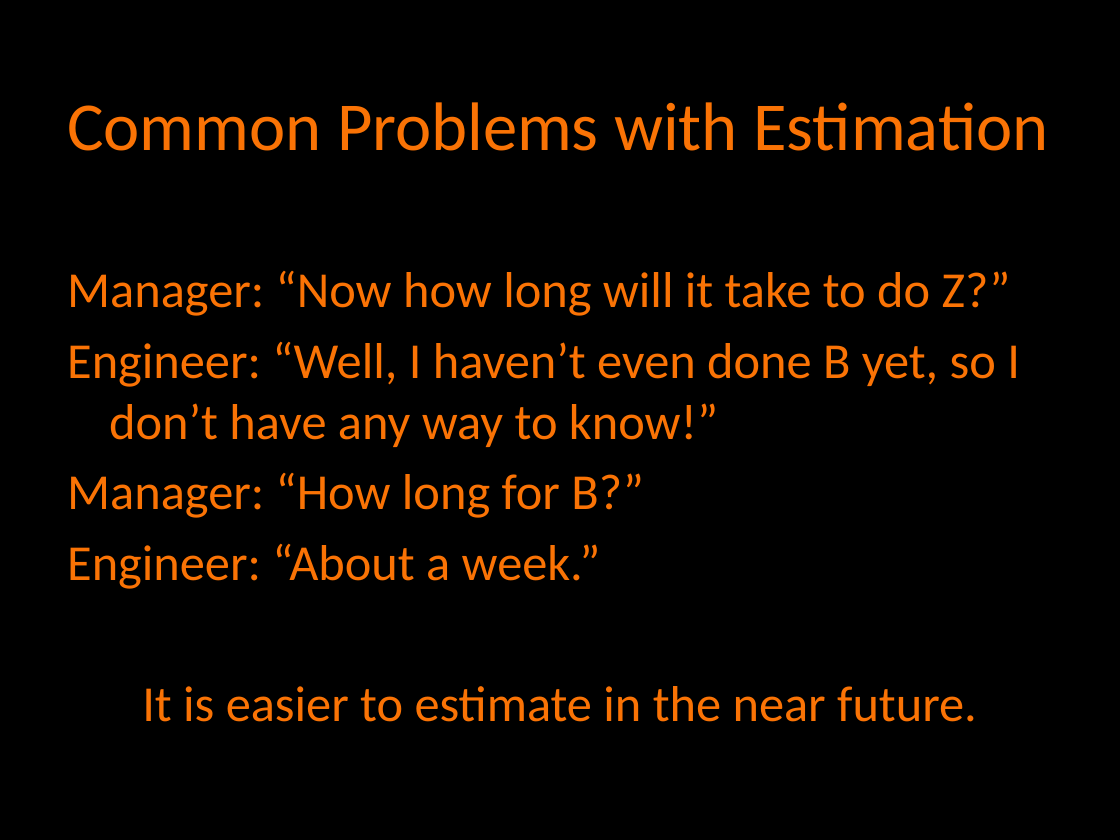
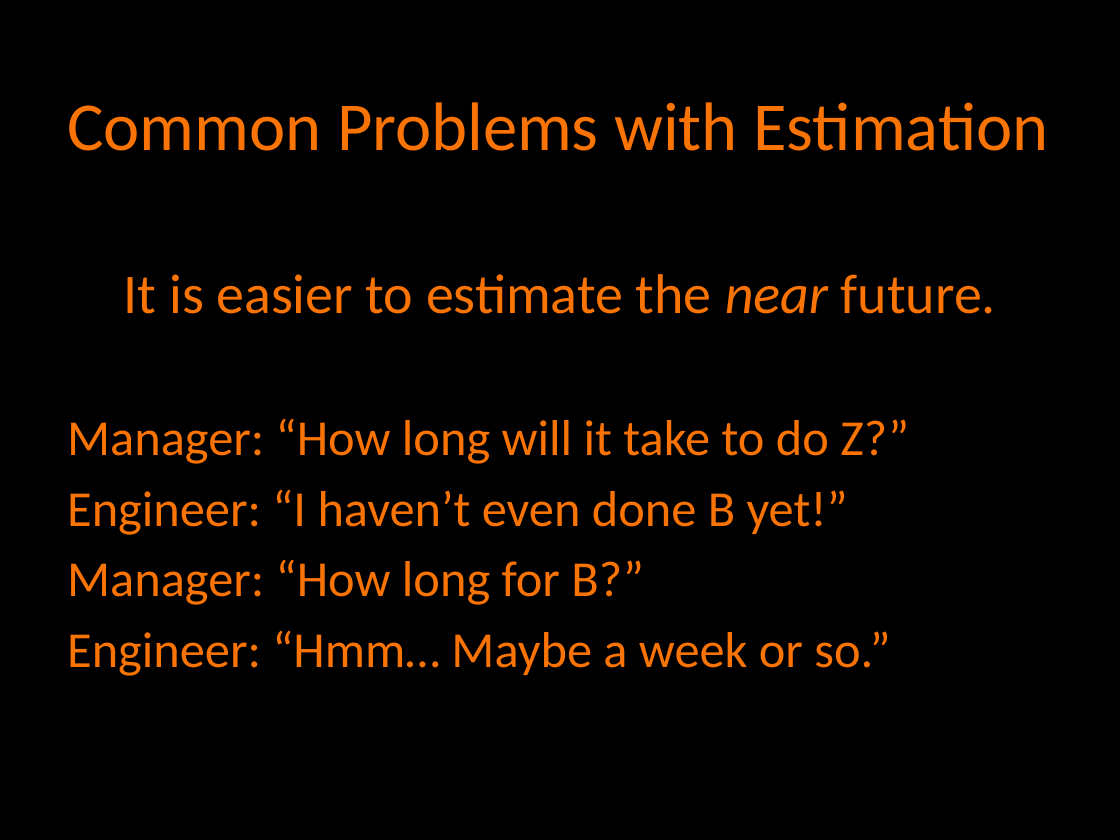
Before and after one commit to agilefire/November2010, a slide deck: slide 8 of Agile Firestarter Autumn 2010 Agile Estimation.pptx (slide 7 before the commit). Drawn at 1120x840 pixels with LibreOffice and Linux fonts; fonts in the diff are those of the drawing. Boxes give left, top, right and bottom in pixels: in the first picture for what was removed or moved away, otherwise in the second. Text is boxed around its words. In the diff, an @@ line names an element or a change of style, - is before the commit and + after.

Commit message:
Updated the estimation deck.

```diff
--- a/Agile Firestarter Autumn 2010 Agile Estimation.pptx
+++ b/Agile Firestarter Autumn 2010 Agile Estimation.pptx
@@ text at (x1=67, y1=274, x2=996, y2=535): text changed @@
-Manager: “Now how long will it take to do Z?”
-Engineer: “Well, I haven’t even done B yet, so I don’t have any way to know!”
+It is easier to estimate the near future.
+Manager: “How long will it take to do Z?”
+Engineer: “I haven’t even done B yet!”
@@ text at (x1=67, y1=631, x2=890, y2=676): text changed @@
-Engineer: “About a week.”
-It is easier to estimate in the near future.
+Engineer: “Hmm… Maybe a week or so.”
```
Also in this commit, not shown: 12 other slides changed, 3 slides added, 1 slide removed.
